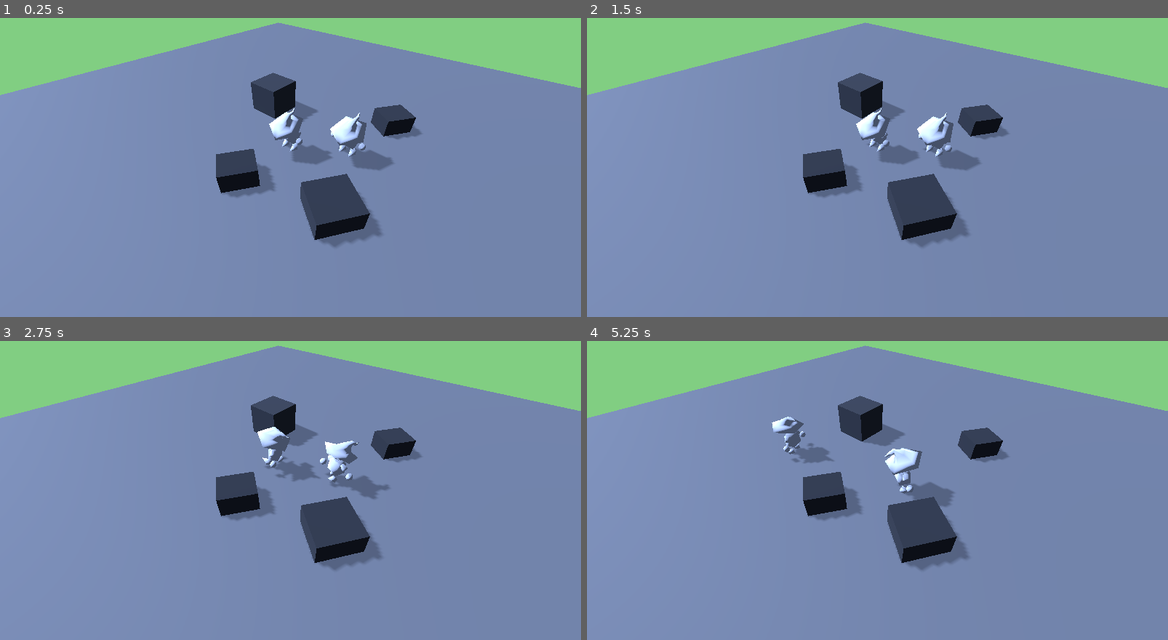
Above: before the commit, frames 1-4 (two rows, left to right).
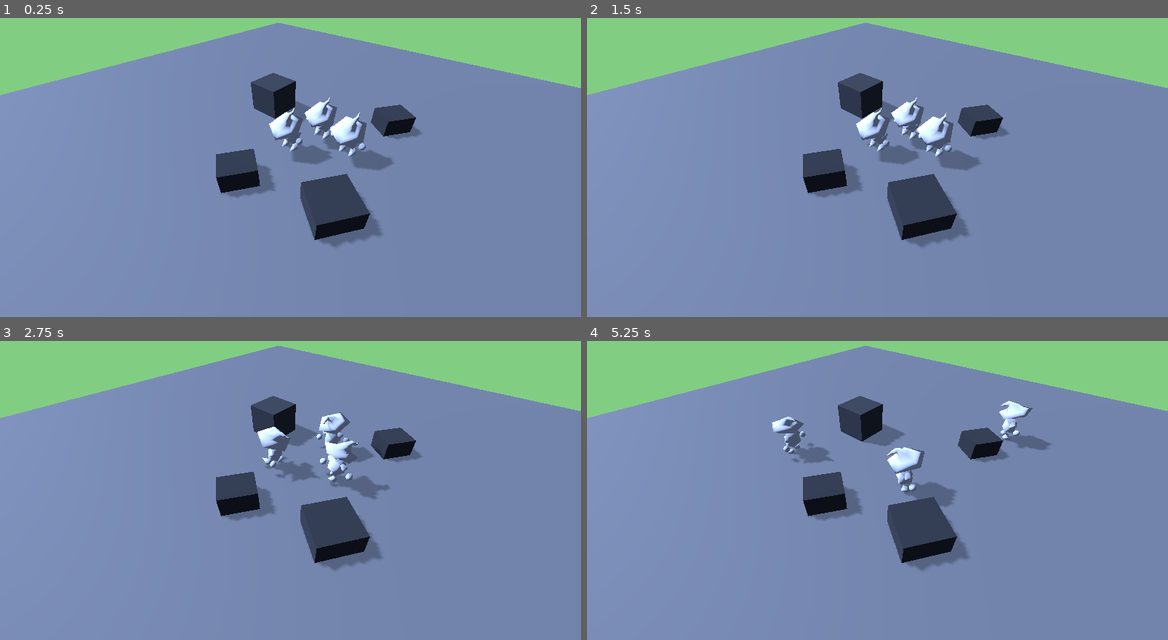
Above: after the commit, the same moments.

Repository: Momonyaro/den-of-adventurers
Game: Godot game, scene res://Scenes/Testing.tscn
Same seed, same stepped clock (60 frames per second), same inputs: the game is played once before the commit and once after it.
Inputs:
- Up to frame 1 (0.25 s): no input
- Up to frame 2 (1.5 s): no input
- Up to frame 3 (2.75 s): no input
- Up to frame 4 (5.25 s): no input

The runs differ from the first frame. In frame 1, 0.5% of the frame differs, in the area x 52-63%, y 26-45%; in frame 2, 0.5%; in frame 3, 0.5%; in frame 4, 0.9%, in the area x 51-80%, y 19-55%.

Commit message:
some cleanup

Diff:
--- a/Scenes/Testing.tscn
+++ b/Scenes/Testing.tscn
@@ -90,6 +90,20 @@
 
 [node name="NavigationAgent3D" type="NavigationAgent3D" parent="Agent2"]
 
+[node name="Agent3" type="CharacterBody3D" parent="."]
+transform = Transform3D(1, 0, 0, 0, 1, 0, 0, 0, 1, 0.339835, -4.76837e-07, -1.00289)
+script = ExtResource("4_bbaja")
+move_speed = 2.0
+
+[node name="CollisionShape3D" type="CollisionShape3D" parent="Agent3"]
+transform = Transform3D(1, 0, 0, 0, 1, 0, 0, 0, 1, 0, 0.528857, 0)
+shape = SubResource("CapsuleShape3D_ki8gd")
+disabled = true
+
+[node name="little_guy" parent="Agent3" instance=ExtResource("4_mij7i")]
+
+[node name="NavigationAgent3D" type="NavigationAgent3D" parent="Agent3"]
+
 [node name="NavigationRegion3D" type="NavigationRegion3D" parent="."]
 navigation_mesh = SubResource("NavigationMesh_av4e2")
 
--- a/Scripts/Test/AgentTest.gd
+++ b/Scripts/Test/AgentTest.gd
@@ -36,14 +36,12 @@
 	if pos.distance_to(next_pos) < .1 and current_anim != "CHEER":
 		new_velocity = Vector3.ZERO;
 
-	if current_anim == "CHEER" and anim_player.is_playing():
-		pass;
-	elif new_velocity.length() > 0:
-		try_set_anim("WALK");
-		anim_player.play(current_anim, 0.1);
+	if new_velocity.length() > 0:
+		if try_set_anim("WALK"):
+			anim_player.play(current_anim, 0.2);
 	else:
-		try_set_anim("IDLE");
-		anim_player.play(current_anim, 0.1);
+		if try_set_anim("IDLE"):
+			anim_player.play(current_anim, 0.25);
 
 
 	velocity = new_velocity;
@@ -61,7 +59,7 @@
 	return rand_point;
 
 func try_set_anim(name: String) -> bool:
-	if name == "CHEER" and model.find_child("AnimationPlayer").is_playing():
+	if current_anim == "CHEER" and anim_player.is_playing():
 		return false;
 	if name == current_anim:
 		return false;
